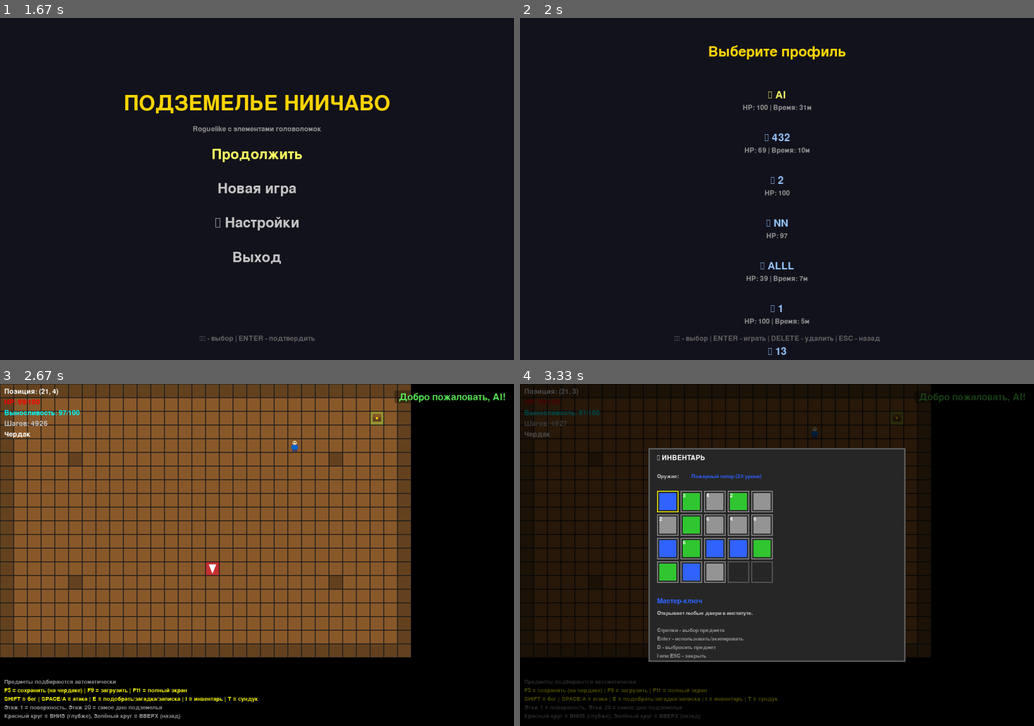
Above: before the commit, frames 1-4 (two rows, left to right).
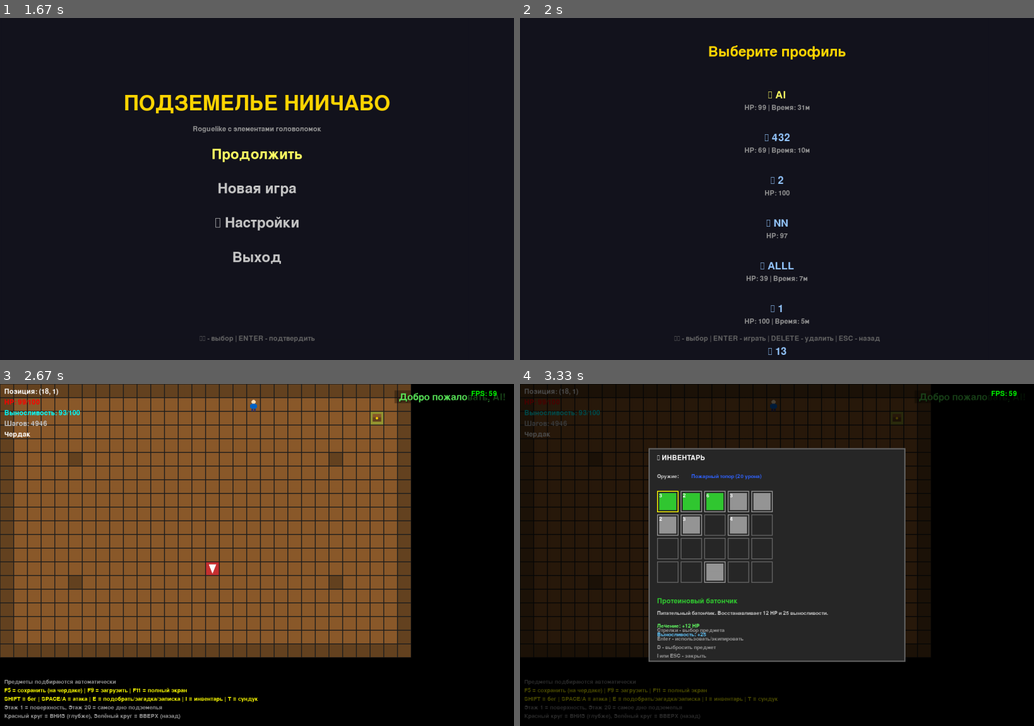
Above: after the commit, the same moments.

Repository: bilbo1363/niichavo-dungeon
Game: pygame game, started from main.py
Same seed, same stepped clock (60 frames per second), same inputs: the game is played once before the commit and once after it.
Inputs:
- Up to frame 1 (1.67 s): type "ann" at 0.33 s; tap Enter at 0.67 s; hold Up 0.88-1.35 s; hold Down from 1.43 s (still down)
- Up to frame 2 (2 s): release Down at 1.73 s; tap Enter at 1.77 s
- Up to frame 3 (2.67 s): tap Enter at 2.1 s; hold F3 from 2.43 s (still down); hold Up from 2.43 s (still down)
- Up to frame 4 (3.33 s): release F3 at 2.8 s; release Up at 2.8 s; tap I at 2.83 s; hold Up from 3.17 s (still down)

Frame 1 is identical in both runs. In frame 2, 0.1% of the frame differs, in the area x 43-57%, y 25-28%; in frame 3, 0.3%; in frame 4, 3.4%, in the area x 7-99%, y 1-74%.

Commit message:
Add FPS counter with F3 toggle and color-coded performance indicator

Diff:
--- a/saves/profiles/Al/profile.json
+++ b/saves/profiles/Al/profile.json
@@ -1,8 +1,8 @@
 {
   "name": "Al",
   "created_at": "2025-10-16T13:52:58.527789",
-  "last_played": "2025-10-19T17:50:13.570275",
-  "play_time": 1884.1170000022303,
+  "last_played": "2025-10-19T20:03:52.639822",
+  "play_time": 1893.7820000022302,
   "current_floor": 0,
-  "health": 100
+  "health": 99
 }
--- a/saves/profiles/Al/save.json
+++ b/saves/profiles/Al/save.json
@@ -1,36 +1,18 @@
 {
   "player": {
-    "x": 21,
-    "y": 6,
-    "steps": 4924,
+    "x": 18,
+    "y": 2,
+    "steps": 4945,
     "stats": {
-      "health": 100,
+      "health": 99,
       "max_health": 100,
-      "endurance": 98,
+      "endurance": 93,
       "max_endurance": 100,
       "thirst": 100,
       "clarity": 100
     },
     "backpack": [],
     "inventory": [
-      {
-        "id": "master_key",
-        "name": "Мастер-ключ",
-        "item_type": "key_item",
-        "rarity": "rare",
-        "description": "Открывает любые двери в институте.",
-        "damage": 0,
-        "durability": 100,
-        "max_durability": 100,
-        "heal_amount": 0,
-        "endurance_amount": 0,
-        "clarity_amount": 0,
-        "stackable": false,
-        "max_stack": 1,
-        "weight": 0.1,
-        "value": 0,
-        "quantity": 1
-      },
       {
         "id": "protein_bar",
         "name": "Протеиновый батончик",
@@ -50,24 +32,6 @@
         "quantity": 3
       },
       {
-        "id": "coffee",
-        "name": "Кофе",
-        "item_type": "consumable",
-        "rarity": "common",
-        "description": "Крепкий кофе. Восстанавливает 10 ясности.",
-        "damage": 0,
-        "durability": 100,
-        "max_durability": 100,
-        "heal_amount": 0,
-        "endurance_amount": 0,
-        "clarity_amount": 10,
-        "stackable": true,
-        "max_stack": 10,
-        "weight": 0.2,
-        "value": 10,
-        "quantity": 4
-      },
-      {
         "id": "medkit",
         "name": "Аптечка",
         "item_type": "consumable",
@@ -84,6 +48,42 @@
         "weight": 0.5,
         "value": 50,
         "quantity": 2
+      },
+      {
+        "id": "dried_meat",
+        "name": "Вяленое мясо",
+        "item_type": "consumable",
+        "rarity": "uncommon",
+        "description": "Сушёное мясо. Восстанавливает 15 HP и 10 выносливости.",
+        "damage": 0,
+        "durability": 100,
+        "max_durability": 100,
+        "heal_amount": 15,
+        "endurance_amount": 10,
+        "clarity_amount": 0,
+        "stackable": true,
+        "max_stack": 15,
+        "weight": 0.3,
+        "value": 30,
+        "quantity": 6
+      },
+      {
+        "id": "canned_food",
+        "name": "Консервы",
+        "item_type": "consumable",
+        "rarity": "common",
+        "description": "Консервированная еда. Восстанавливает 25 HP.",
+        "damage": 0,
+        "durability": 100,
+        "max_durability": 100,
+        "heal_amount": 25,
+        "endurance_amount": 0,
+        "clarity_amount": 0,
+        "stackable": true,
+        "max_stack": 10,
+        "weight": 0.5,
+        "value": 20,
+        "quantity": 3
       },
       {
         "id": "bread",
@@ -122,41 +122,24 @@
         "quantity": 2
       },
       {
-        "id": "crowbar",
-        "name": "Лом",
-        "item_type": "weapon",
-        "rarity": "uncommon",
-        "description": "Надёжный инструмент. Хорошо подходит для взлома и самообороны.",
-        "damage": 10,
-        "durability": 100,
-        "max_durability": 100,
-        "heal_amount": 0,
-        "endurance_amount": 0,
-        "clarity_amount": 0,
-        "stackable": false,
-        "max_stack": 1,
-        "weight": 3.0,
-        "value": 50,
-        "quantity": 1
-      },
-      {
-        "id": "canned_food",
-        "name": "Консервы",
+        "id": "water_bottle",
+        "name": "Бутылка воды",
         "item_type": "consumable",
         "rarity": "common",
-        "description": "Консервированная еда. Восстанавливает 25 HP.",
+        "description": "Чистая вода. Восстанавливает 5 HP и 15 выносливости.",
         "damage": 0,
         "durability": 100,
         "max_durability": 100,
-        "heal_amount": 25,
-        "endurance_amount": 0,
+        "heal_amount": 5,
+        "endurance_amount": 15,
         "clarity_amount": 0,
         "stackable": true,
         "max_stack": 10,
         "weight": 0.5,
-        "value": 20,
-        "quantity": 6
+        "value": 10,
+        "quantity": 3
       },
+      null,
       {
         "id": "juice",
         "name": "Сок",
@@ -175,150 +158,14 @@
         "value": 15,
         "quantity": 4
       },
-      {
-        "id": "water_bottle",
-        "name": "Бутылка воды",
-        "item_type": "consumable",
-        "rarity": "common",
-        "description": "Чистая вода. Восстанавливает 5 HP и 15 выносливости.",
-        "damage": 0,
-        "durability": 100,
-        "max_durability": 100,
-        "heal_amount": 5,
-        "endurance_amount": 15,
-        "clarity_amount": 0,
-        "stackable": true,
-        "max_stack": 10,
-        "weight": 0.5,
-        "value": 10,
-        "quantity": 6
-      },
-      {
-        "id": "fire_axe",
-        "name": "Пожарный топор",
-        "item_type": "weapon",
-        "rarity": "rare",
-        "description": "Тяжёлый топор. Наносит серьёзный урон.",
-        "damage": 20,
-        "durability": 150,
-        "max_durability": 150,
-        "heal_amount": 0,
-        "endurance_amount": 0,
-        "clarity_amount": 0,
-        "stackable": false,
-        "max_stack": 1,
-        "weight": 5.0,
-        "value": 200,
-        "quantity": 1
-      },
-      {
-        "id": "dried_meat",
-        "name": "Вяленое мясо",
-        "item_type": "consumable",
-        "rarity": "uncommon",
-        "description": "Сушёное мясо. Восстанавливает 15 HP и 10 выносливости.",
-        "damage": 0,
-        "durability": 100,
-        "max_durability": 100,
-        "heal_amount": 15,
-        "endurance_amount": 10,
-        "clarity_amount": 0,
-        "stackable": true,
-        "max_stack": 15,
-        "weight": 0.3,
-        "value": 30,
-        "quantity": 6
-      },
-      {
-        "id": "master_key",
-        "name": "Мастер-ключ",
-        "item_type": "key_item",
-        "rarity": "rare",
-        "description": "Открывает любые двери в институте.",
-        "damage": 0,
-        "durability": 100,
-        "max_durability": 100,
-        "heal_amount": 0,
-        "endurance_amount": 0,
-        "clarity_amount": 0,
-        "stackable": false,
-        "max_stack": 1,
-        "weight": 0.1,
-        "value": 0,
-        "quantity": 1
-      },
-      {
-        "id": "master_key",
-        "name": "Мастер-ключ",
-        "item_type": "key_item",
-        "rarity": "rare",
-        "description": "Открывает любые двери в институте.",
-        "damage": 0,
-        "durability": 100,
-        "max_durability": 100,
-        "heal_amount": 0,
-        "endurance_amount": 0,
-        "clarity_amount": 0,
-        "stackable": false,
-        "max_stack": 1,
-        "weight": 0.1,
-        "value": 0,
-        "quantity": 1
-      },
-      {
-        "id": "flashlight",
-        "name": "Фонарик",
-        "item_type": "key_item",
-        "rarity": "uncommon",
-        "description": "Освещает тёмные этажи.",
-        "damage": 0,
-        "durability": 100,
-        "max_durability": 100,
-        "heal_amount": 0,
-        "endurance_amount": 0,
-        "clarity_amount": 0,
-        "stackable": false,
-        "max_stack": 1,
-        "weight": 0.5,
-        "value": 30,
-        "quantity": 1
-      },
-      {
-        "id": "crowbar",
-        "name": "Лом",
-        "item_type": "weapon",
-        "rarity": "uncommon",
-        "description": "Надёжный инструмент. Хорошо подходит для взлома и самообороны.",
-        "damage": 10,
-        "durability": 100,
-        "max_durability": 100,
-        "heal_amount": 0,
-        "endurance_amount": 0,
-        "clarity_amount": 0,
-        "stackable": false,
-        "max_stack": 1,
-        "weight": 3.0,
-        "value": 50,
-        "quantity": 1
-      },
-      {
-        "id": "fire_axe",
-        "name": "Пожарный топор",
-        "item_type": "weapon",
-        "rarity": "rare",
-        "description": "Тяжёлый топор. Наносит серьёзный урон.",
-        "damage": 20,
-        "durability": 150,
-        "max_durability": 150,
-        "heal_amount": 0,
-        "endurance_amount": 0,
-        "clarity_amount": 0,
-        "stackable": false,
-        "max_stack": 1,
-        "weight": 5.0,
-        "value": 200,
-        "quantity": 1
-      },
+      null,
+      null,
+      null,
+      null,
+      null,
+      null,
+      null,
+      null,
       {
         "id": "rusty_pipe",
         "name": "Ржавая труба",
@@ -15547,7 +15394,7 @@
       "max_stack": 10,
       "weight": 0.2,
       "value": 10,
-      "quantity": 5
+      "quantity": 9
     },
     {
       "id": "rusty_pipe",
@@ -15621,16 +15468,186 @@
       "value": 10,
       "quantity": 1
     },
-    null,
-    null,
-    null,
-    null,
-    null,
-    null,
-    null,
-    null,
-    null,
-    null,
+    {
+      "id": "master_key",
+      "name": "Мастер-ключ",
+      "item_type": "key_item",
+      "rarity": "rare",
+      "description": "Открывает любые двери в институте.",
+      "damage": 0,
+      "durability": 100,
+      "max_durability": 100,
+      "heal_amount": 0,
+      "endurance_amount": 0,
+      "clarity_amount": 0,
+      "stackable": false,
+      "max_stack": 1,
+      "weight": 0.1,
+      "value": 0,
+      "quantity": 1
+    },
+    {
+      "id": "master_key",
+      "name": "Мастер-ключ",
+      "item_type": "key_item",
+      "rarity": "rare",
+      "description": "Открывает любые двери в институте.",
+      "damage": 0,
+      "durability": 100,
+      "max_durability": 100,
+      "heal_amount": 0,
+      "endurance_amount": 0,
+      "clarity_amount": 0,
+      "stackable": false,
+      "max_stack": 1,
+      "weight": 0.1,
+      "value": 0,
+      "quantity": 1
+    },
+    {
+      "id": "master_key",
+      "name": "Мастер-ключ",
+      "item_type": "key_item",
+      "rarity": "rare",
+      "description": "Открывает любые двери в институте.",
+      "damage": 0,
+      "durability": 100,
+      "max_durability": 100,
+      "heal_amount": 0,
+      "endurance_amount": 0,
+      "clarity_amount": 0,
+      "stackable": false,
+      "max_stack": 1,
+      "weight": 0.1,
+      "value": 0,
+      "quantity": 1
+    },
+    {
+      "id": "fire_axe",
+      "name": "Пожарный топор",
+      "item_type": "weapon",
+      "rarity": "rare",
+      "description": "Тяжёлый топор. Наносит серьёзный урон.",
+      "damage": 20,
+      "durability": 150,
+      "max_durability": 150,
+      "heal_amount": 0,
+      "endurance_amount": 0,
+      "clarity_amount": 0,
+      "stackable": false,
+      "max_stack": 1,
+      "weight": 5.0,
+      "value": 200,
+      "quantity": 1
+    },
+    {
+      "id": "fire_axe",
+      "name": "Пожарный топор",
+      "item_type": "weapon",
+      "rarity": "rare",
+      "description": "Тяжёлый топор. Наносит серьёзный урон.",
+      "damage": 20,
+      "durability": 150,
+      "max_durability": 150,
+      "heal_amount": 0,
+      "endurance_amount": 0,
+      "clarity_amount": 0,
+      "stackable": false,
+      "max_stack": 1,
+      "weight": 5.0,
+      "value": 200,
+      "quantity": 1
+    },
+    {
+      "id": "flashlight",
+      "name": "Фонарик",
+      "item_type": "key_item",
+      "rarity": "uncommon",
+      "description": "Освещает тёмные этажи.",
+      "damage": 0,
+      "durability": 100,
+      "max_durability": 100,
+      "heal_amount": 0,
+      "endurance_amount": 0,
+      "clarity_amount": 0,
+      "stackable": false,
+      "max_stack": 1,
+      "weight": 0.5,
+      "value": 30,
+      "quantity": 1
+    },
+    {
+      "id": "crowbar",
+      "name": "Лом",
+      "item_type": "weapon",
+      "rarity": "uncommon",
+      "description": "Надёжный инструмент. Хорошо подходит для взлома и самообороны.",
+      "damage": 10,
+      "durability": 100,
+      "max_durability": 100,
+      "heal_amount": 0,
+      "endurance_amount": 0,
+      "clarity_amount": 0,
+      "stackable": false,
+      "max_stack": 1,
+      "weight": 3.0,
+      "value": 50,
+      "quantity": 1
+    },
+    {
+      "id": "crowbar",
+      "name": "Лом",
+      "item_type": "weapon",
+      "rarity": "uncommon",
+      "description": "Надёжный инструмент. Хорошо подходит для взлома и самообороны.",
+      "damage": 10,
+      "durability": 100,
+      "max_durability": 100,
+      "heal_amount": 0,
+      "endurance_amount": 0,
+      "clarity_amount": 0,
+      "stackable": false,
+      "max_stack": 1,
+      "weight": 3.0,
+      "value": 50,
+      "quantity": 1
+    },
+    {
+      "id": "canned_food",
+      "name": "Консервы",
+      "item_type": "consumable",
+      "rarity": "common",
+      "description": "Консервированная еда. Восстанавливает 25 HP.",
+      "damage": 0,
+      "durability": 100,
+      "max_durability": 100,
+      "heal_amount": 25,
+      "endurance_amount": 0,
+      "clarity_amount": 0,
+      "stackable": true,
+      "max_stack": 10,
+      "weight": 0.5,
+      "value": 20,
+      "quantity": 3
+    },
+    {
+      "id": "water_bottle",
+      "name": "Бутылка воды",
+      "item_type": "consumable",
+      "rarity": "common",
+      "description": "Чистая вода. Восстанавливает 5 HP и 15 выносливости.",
+      "damage": 0,
+      "durability": 100,
+      "max_durability": 100,
+      "heal_amount": 5,
+      "endurance_amount": 15,
+      "clarity_amount": 0,
+      "stackable": true,
+      "max_stack": 10,
+      "weight": 0.5,
+      "value": 10,
+      "quantity": 3
+    },
     null,
     null,
     null,
--- a/src/core/game.py
+++ b/src/core/game.py
@@ -63,6 +63,12 @@
         self.running = False
         self.fps = 60
 
+        # FPS счётчик
+        self.show_fps = False  # Показывать ли FPS (F3 для переключения)
+        self.fps_update_time = 0.0  # Время с последнего обновления FPS
+        self.fps_frames = 0  # Количество кадров с последнего обновления
+        self.current_fps = 0  # Текущий FPS для отображения
+
         # Создаём генератор уровней
         self.level_generator = LevelGenerator(game_id="game_001")
 
@@ -186,6 +192,9 @@
         while self.running:
             # Delta time
             dt = self.clock.tick(self.fps) / 1000.0
+
+            # Обновляем FPS счётчик
+            self._update_fps_counter(dt)
 
             # Если показываем заставку - только её обрабатываем
             if self.show_splash:
@@ -330,6 +339,10 @@
                 # Переключение полноэкранного режима (F11)
                 if event.key == pygame.K_F11:
                     self._toggle_fullscreen()
+
+                # Переключение отображения FPS (F3)
+                if event.key == pygame.K_F3:
+                    self.show_fps = not self.show_fps
 
                 # Взаимодействие (E) - предметы, загадки, записки
                 if event.key == pygame.K_e:
@@ -1330,6 +1343,9 @@
             self.storage_ui.render(self.screen, self.player.inventory, self.attic.storage)
         elif self.show_riddle_ui and self.current_riddle:
             self.riddle_ui.render(self.screen, self.current_riddle)
+
+        # FPS счётчик (поверх всего)
+        self._render_fps()
 
         # Обновление экрана
         pygame.display.flip()
@@ -1845,6 +1861,48 @@
             self.show_exit_dialog
         )
 
+    def _update_fps_counter(self, dt: float) -> None:
+        """
+        Обновление счётчика FPS
+
+        Args:
+            dt: Delta time
+        """
+        self.fps_update_time += dt
+        self.fps_frames += 1
+
+        # Обновляем FPS каждые 0.5 секунды
+        if self.fps_update_time >= 0.5:
+            self.current_fps = int(self.fps_frames / self.fps_update_time)
+            self.fps_update_time = 0.0
+            self.fps_frames = 0
+
+    def _render_fps(self) -> None:
+        """Отрисовка FPS счётчика"""
+        if not self.show_fps:
+            return
+
+        # Создаём полупрозрачный фон
+        fps_bg = pygame.Surface((100, 30))
+        fps_bg.set_alpha(180)
+        fps_bg.fill((0, 0, 0))
+
+        # Рисуем фон в правом верхнем углу
+        self.screen.blit(fps_bg, (self.width - 110, 10))
+
+        # Выбираем цвет в зависимости от FPS
+        if self.current_fps >= 55:
+            color = (0, 255, 0)  # Зелёный - отлично
+        elif self.current_fps >= 30:
+            color = (255, 255, 0)  # Жёлтый - нормально
+        else:
+            color = (255, 0, 0)  # Красный - плохо
+
+        # Рисуем текст FPS
+        font = pygame.font.Font(None, 24)
+        fps_text = font.render(f"FPS: {self.current_fps}", True, color)
+        self.screen.blit(fps_text, (self.width - 100, 15))
+
 
 if __name__ == "__main__":
     # Тест класса Game
Not shown, added: git_fps.bat
